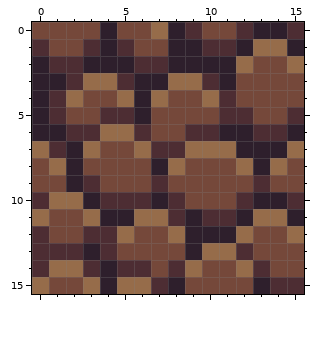
One commit to this pixel-art sprite: Gamejam/Assets/Sprites/Gabin/dirt.png. Above: the version before the commit.
The file is 16x16 pixels.
After the commit:
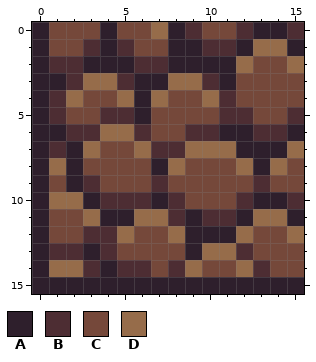
Palette (. is transparent): A #2e1f2c  B #4d2d33  C #75483a  D #966c4a
Changes in this commit:
Changed rows in their new state; - is an unchanged pixel.
first column x 0:
 0 A
 1 A
first column x 0:
 7 A---------------
 8 A---------------
 9 A---------------
10 A---------------
11 A---------------
12 A---------------
13 A---------------
14 A---------------
15 AAAA-AAA-AAAA-AA
Changed places in both pictures, as pixel boxes (x1, y1, x2, y2):
changed: (32, 22, 49, 56)
changed: (32, 141, 304, 294)
